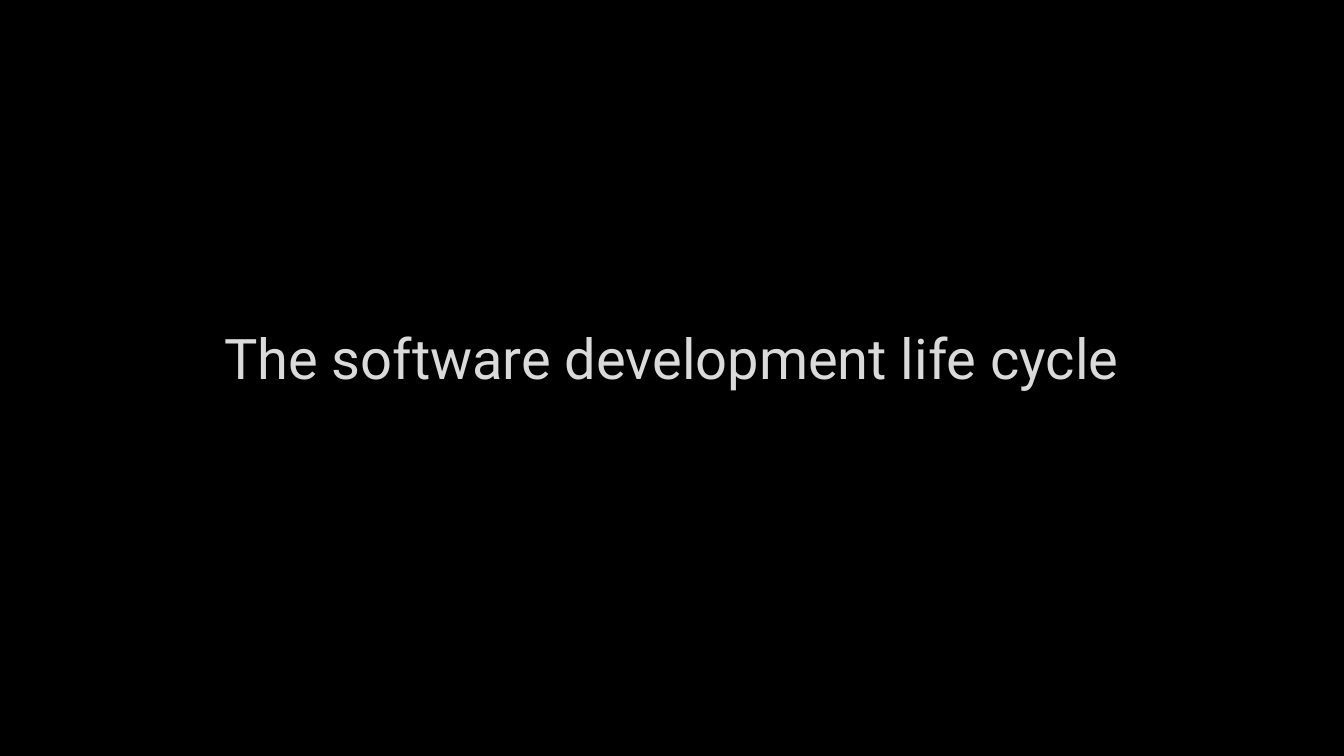
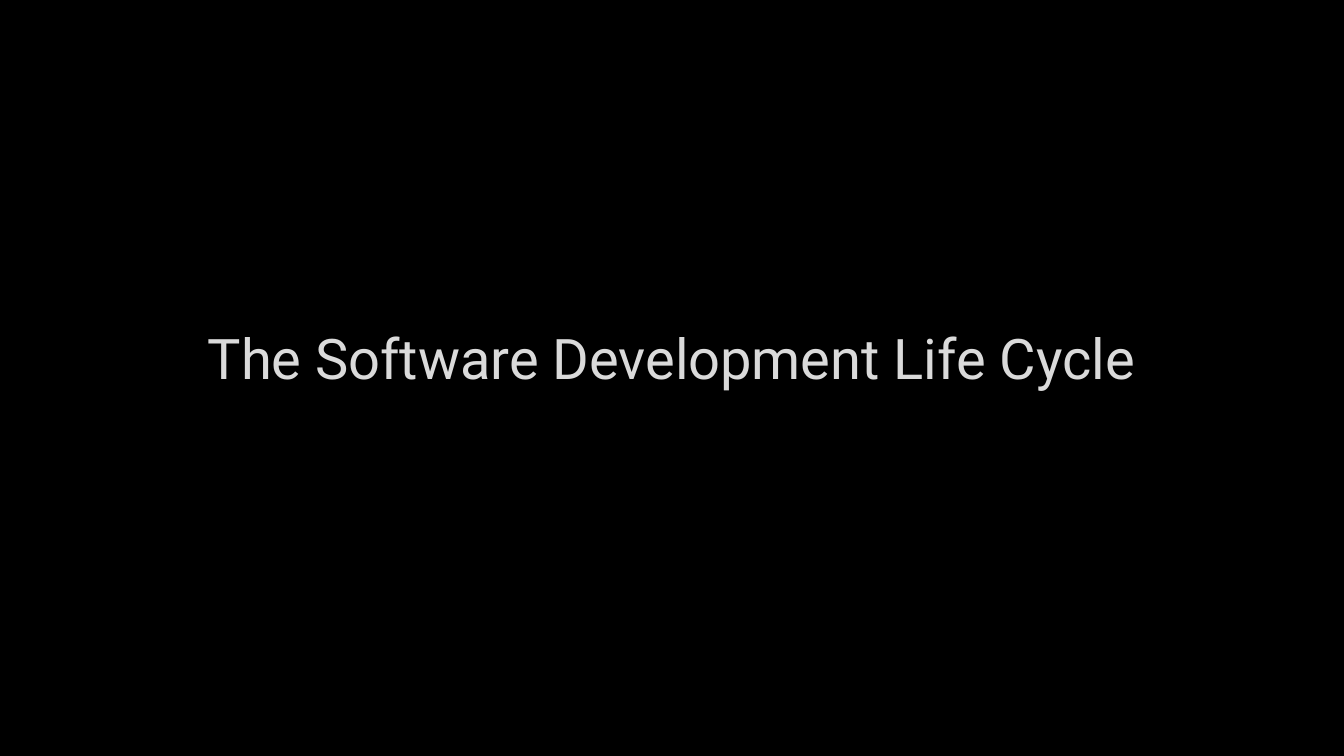
Before and after one commit to hexa-decim8/ISBPM, a slide deck: slide 18 of Class_Materials/Week_2/Day_3/ISBPM w2d3.pptx (slide 8 before the commit). Drawn at 1344x756 pixels with LibreOffice and Linux fonts; fonts in the diff are those of the drawing; background and template pictures are left out. Boxes give left, top, right and bottom in pixels: in the first picture for what was removed or moved away, otherwise in the second. Text is boxed around its words. In the diff, an @@ line names an element or a change of style, - is before the commit and + after.

```diff
--- a/Class_Materials/Week_2/Day_3/ISBPM w2d3.pptx
+++ b/Class_Materials/Week_2/Day_3/ISBPM w2d3.pptx
@@ title at (x1=208, y1=336, x2=1135, y2=391): text changed @@
-The software development life cycle
+The Software Development Life Cycle
```
Also in this commit, not shown: 2 other slides changed, 10 slides added, 1 other file.
